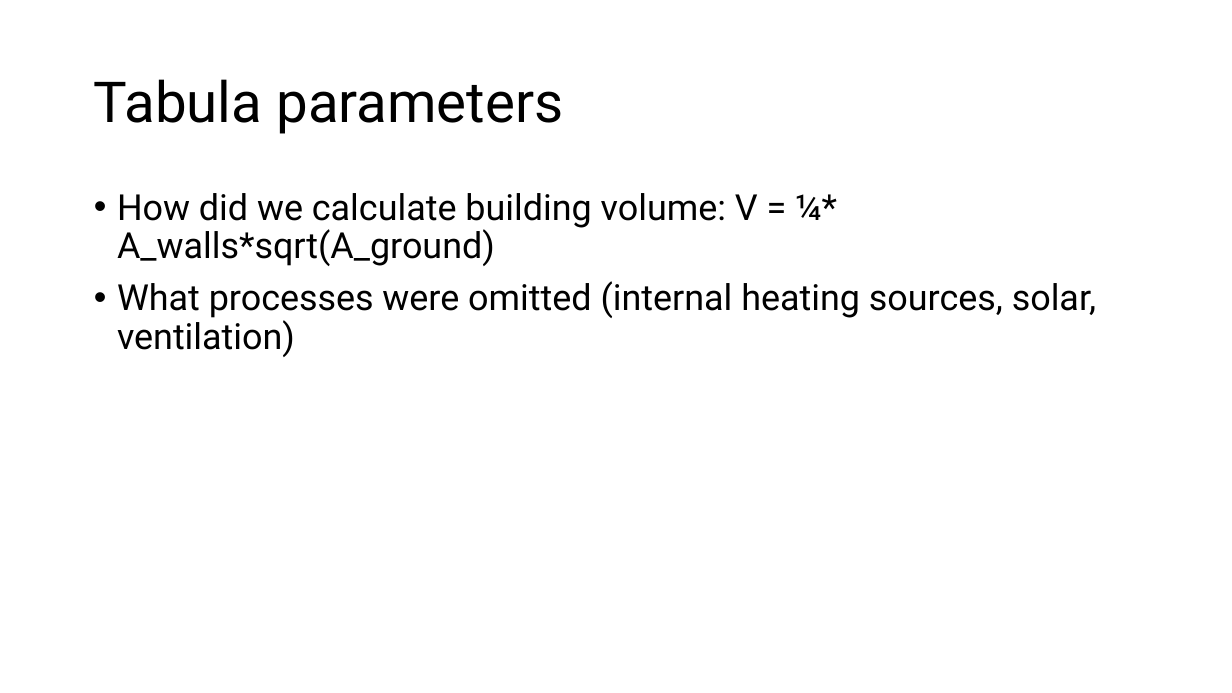
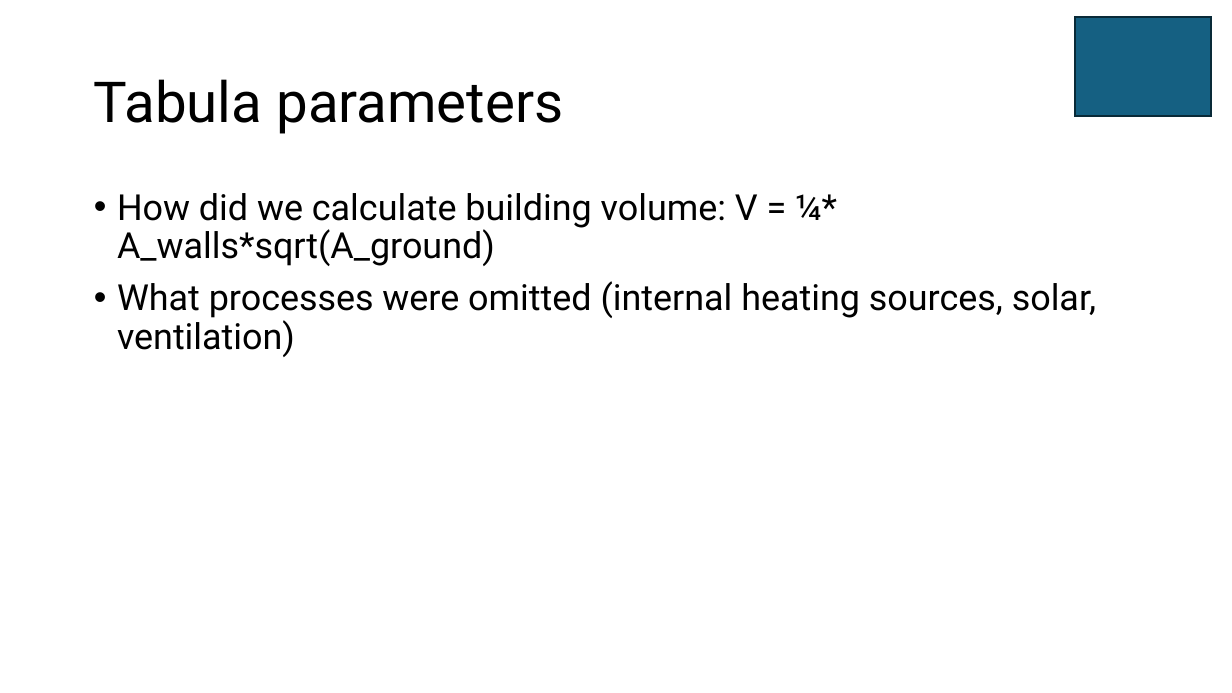
Before and after one commit to eyjomoin/Modeling-buildings-and-their-heating-systems, a slide deck: slide 18 of presentation/heat.pptx (slide 20 before the commit). Drawn at 1232x693 pixels with LibreOffice and Linux fonts; fonts in the diff are those of the drawing. Boxes give left, top, right and bottom in pixels: in the first picture for what was removed or moved away, otherwise in the second. Text is boxed around its words. In the diff, an @@ line names an element or a change of style, - is before the commit and + after.

```diff
--- a/presentation/heat.pptx
+++ b/presentation/heat.pptx
@@ rectangle added at bbox=[1076, 18, 1212, 116], fill #156082, outline #092A39 1.5 pt @@
```
Also in this commit, not shown: 4 other slides changed, 3 slides added, 2 slides removed, 1 other file.
